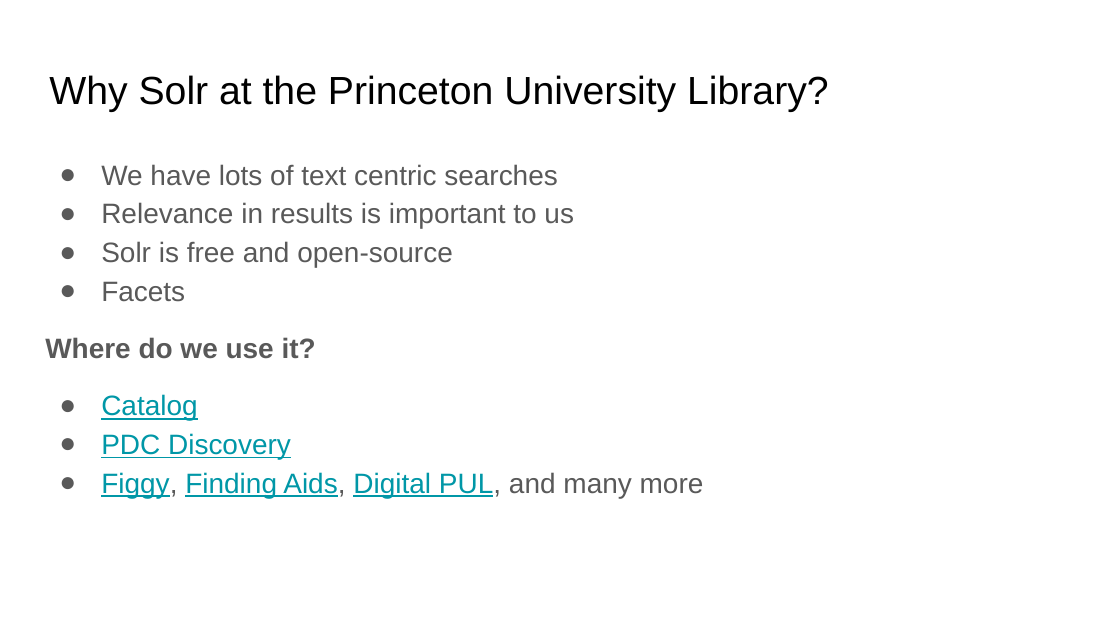
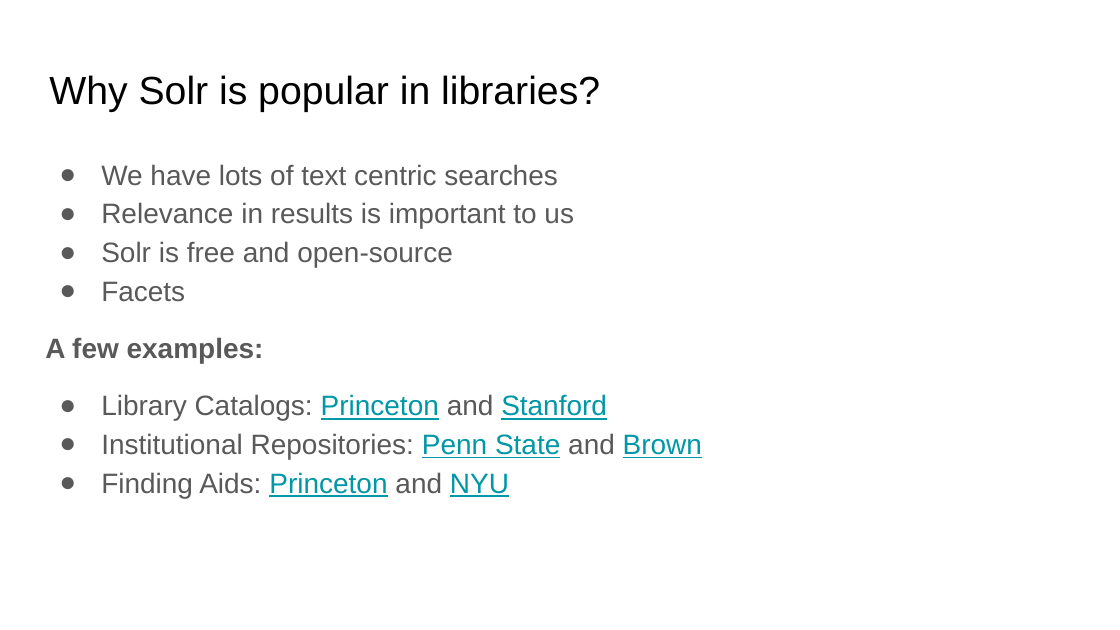
Before and after one commit to hectorcorrea/solr-for-newbies, a slide deck: slide 6 of slides.pptx (slide 5 before the commit). Drawn at 1120x630 pixels with LibreOffice and Linux fonts; fonts in the diff are those of the drawing. Boxes give left, top, right and bottom in pixels: in the first picture for what was removed or moved away, otherwise in the second. Text is boxed around its words. In the diff, an @@ line names an element or a change of style, - is before the commit and + after.

```diff
--- a/slides.pptx
+++ b/slides.pptx
@@ title at [49, 75, 600, 112]: text changed @@
-Why Solr at the Princeton University Library?
+Why Solr is popular in libraries?
@@ text at [45, 337, 702, 498]: text changed; text colour #0097A7 to #595959 @@
-Where do we use it?
-● Catalog
-● PDC Discovery
-● Figgy, Finding Aids, Digital PUL, and many more
+A few examples:
+● Library Catalogs: Princeton and Stanford
+● Institutional Repositories: Penn State and Brown
+● Finding Aids: Princeton and NYU
```
Also in this commit, not shown: 8 other slides changed, 3 slides added, 1 other file.
